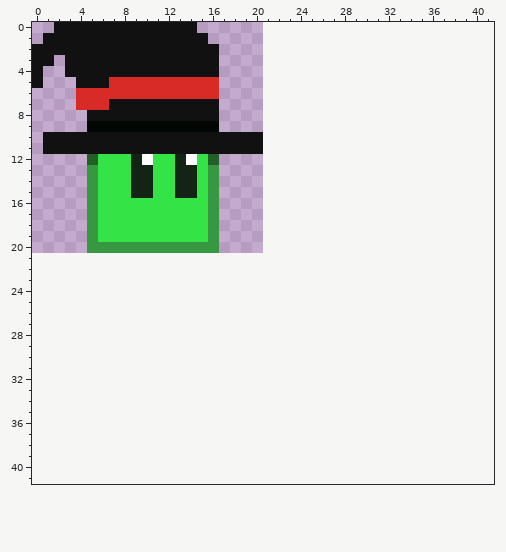
Two states of a pixel-art sprite, res/images/slime.png. This is how it looked before the edit.
The file is 21x21 pixels. Colours within 5 levels of each other are drawn and written as one. The old version is drawn lined up with the new one, on the new canvas.
Now the later version:
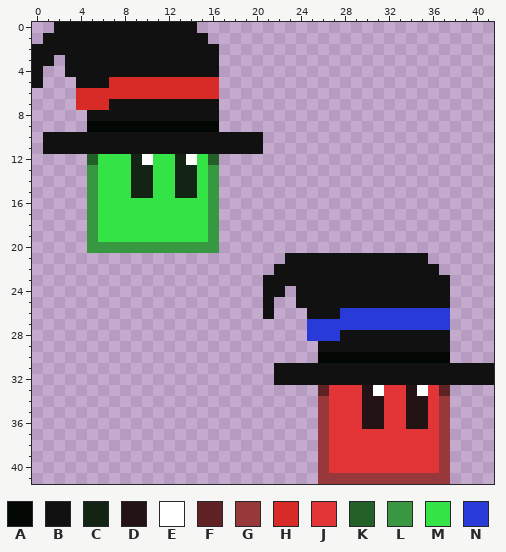
Palette (. is transparent): A #030703  B #111111  C #132314  D #231314  E #ffffff  F #602224  G #98383a  H #d82b28  J #e33437  K #226027  L #389841  M #34e345  N #283ad8
Edits made:
{"change": "canvas 21x21 -> 42x42"}
{"y":21,"x":23,"old":".............","new":"BBBBBBBBBBBBB"}
{"y":22,"x":22,"old":"...............","new":"BBBBBBBBBBBBBBB"}
{"y":23,"x":21,"old":".................","new":"BBBBBBBBBBBBBBBBB"}
{"y":24,"x":21,"old":"..","new":"BB"}
{"y":24,"x":24,"old":"..............","new":"BBBBBBBBBBBBBB"}
{"y":25,"x":21,"old":".","new":"B"}
{"y":25,"x":24,"old":"..............","new":"BBBBBBBBBBBBBB"}
{"y":26,"x":21,"old":".","new":"B"}
{"y":26,"x":25,"old":".............","new":"BBBNNNNNNNNNN"}
{"y":27,"x":25,"old":".............","new":"NNNNNNNNNNNNN"}
{"y":28,"x":25,"old":".............","new":"NNNBBBBBBBBBB"}
{"y":29,"x":26,"old":"............","new":"BBBBBBBBBBBB"}
{"y":30,"x":26,"old":"............","new":"AAAAAAAAAAAA"}
{"y":31,"x":22,"old":"....................","new":"BBBBBBBBBBBBBBBBBBBB"}
{"y":32,"x":22,"old":"....................","new":"BBBBBBBBBBBBBBBBBBBB"}
{"y":33,"x":26,"old":"............","new":"FJJJDEJJDEJF"}
{"y":34,"x":26,"old":"............","new":"GJJJDDJJDDJG"}
{"y":35,"x":26,"old":"............","new":"GJJJDDJJDDJG"}
{"y":36,"x":26,"old":"............","new":"GJJJDDJJDDJG"}
{"y":37,"x":26,"old":"............","new":"GJJJJJJJJJJG"}
{"y":38,"x":26,"old":"............","new":"GJJJJJJJJJJG"}
{"y":39,"x":26,"old":"............","new":"GJJJJJJJJJJG"}
{"y":40,"x":26,"old":"............","new":"GJJJJJJJJJJG"}
{"y":41,"x":26,"old":"............","new":"GGGGGGGGGGGG"}
